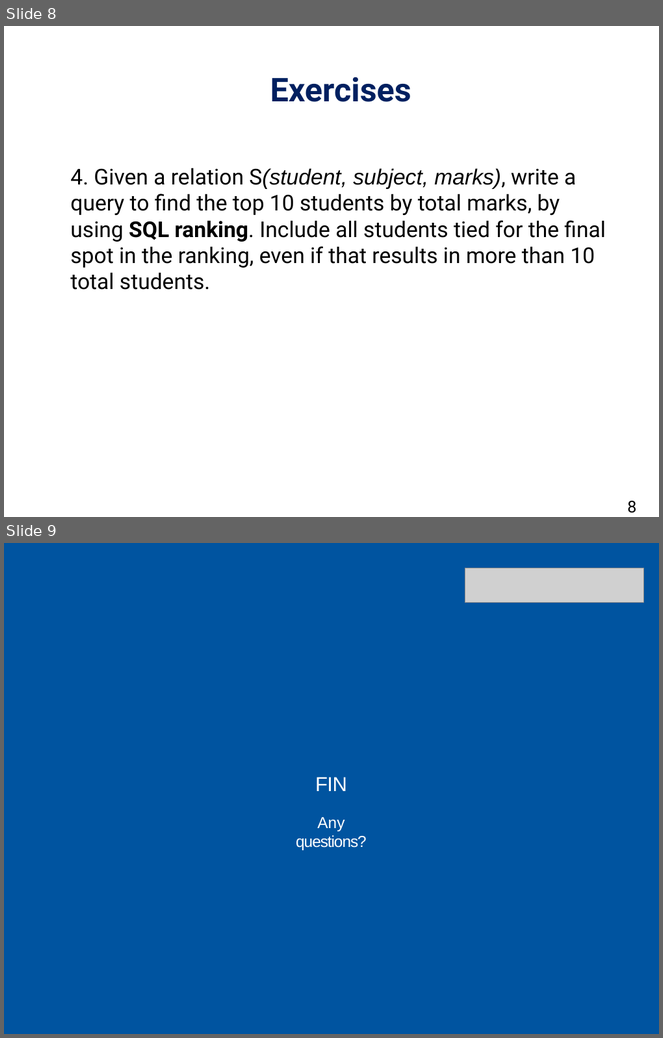
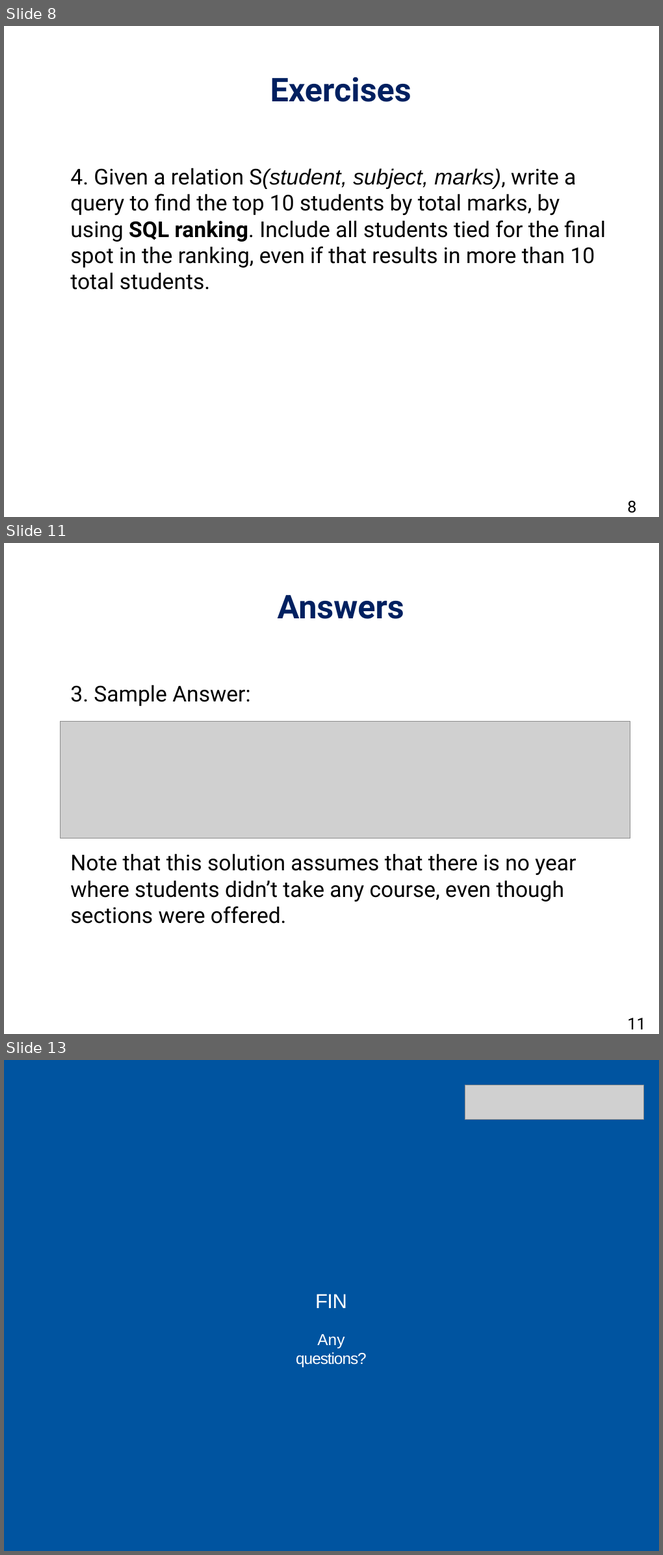
Before and after one commit to daichou03/DBS-slide-tut-25, a slide deck: week_3/week_3.pptx. Shown one above the other, each under a label of ours: slides 8 and 9 before the commit, slides 8, 11 and 13 after it; the slides between them are not shown. The pictures are 663x1038 and 663x1555 pixels, drawn with LibreOffice and Linux fonts; fonts in the diff are those of the drawing; grey boxes stand for pictures; background and template pictures are left out. Boxes give left, top, right and bottom in pixels: in the first picture for what was removed or moved away, otherwise in the second. Text is boxed around its words. In the diff, an @@ line names an element or a change of style, - is before the commit and + after.

Commit message:
Lab03withAnswer

```diff
--- a/week_3/week_3.pptx
+++ b/week_3/week_3.pptx
@@ slide 11 added at [4, 543, 659, 1034], background #FFFFFF @@
@@ title added at [278, 595, 404, 619], 36 pt, text #002060, bold @@
+Answers
@@ text added at [70, 685, 576, 924], 24 pt, text #000000 @@
+3. Sample Answer:
+Note that this solution assumes that there is no year where students didn’t take any course, even though sections were offered.
@@ picture added at [60, 721, 631, 839] @@
@@ page number added at [627, 1018, 646, 1030], 18 pt, text #000000 @@
+11
@@ what was slide 9 is now slide 13 @@
```
Also in this commit, not shown: 3 other slides added, 1 other file.
